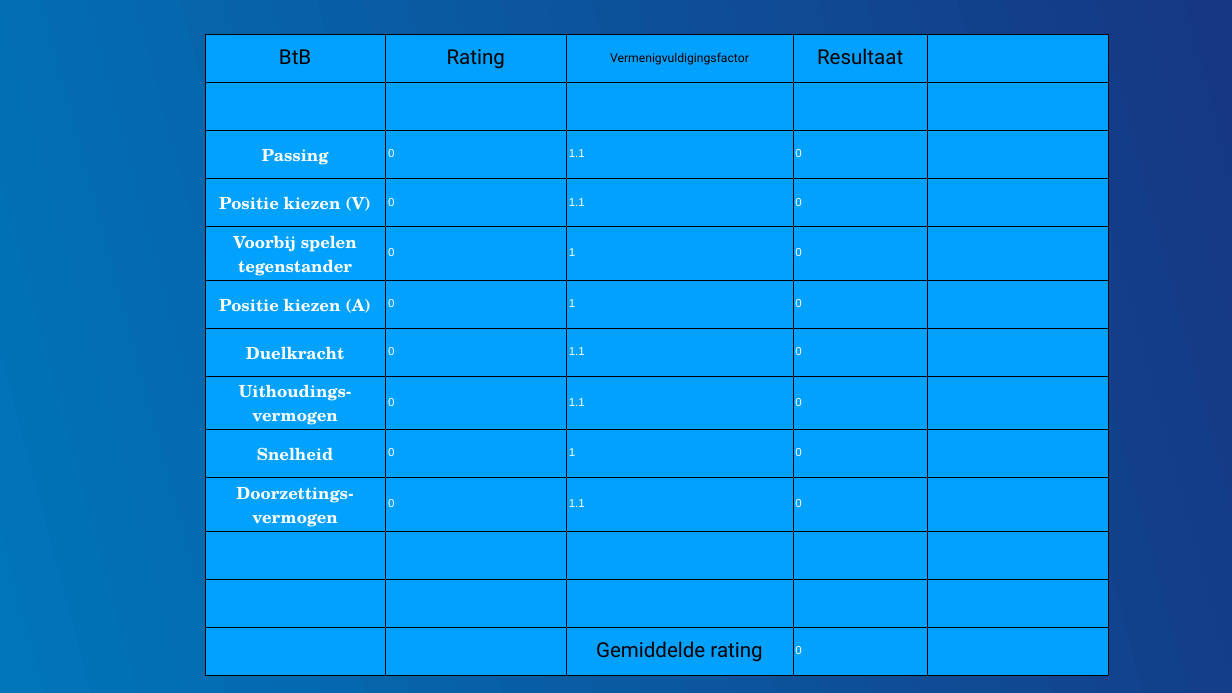
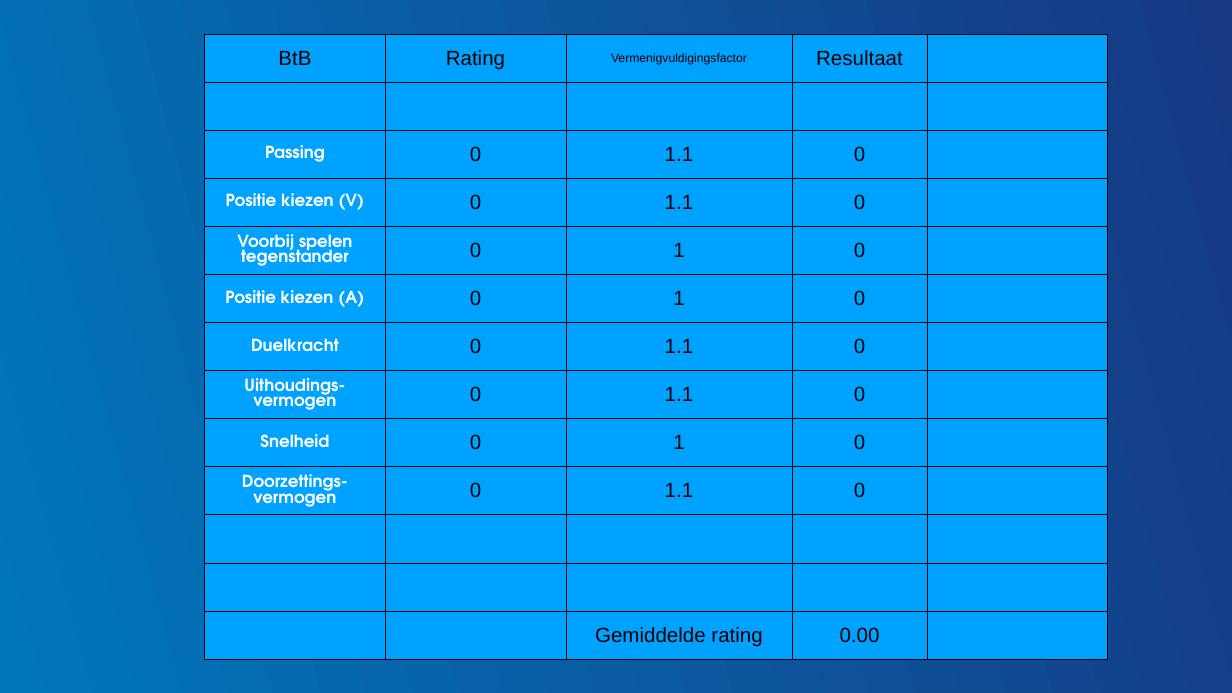
Before and after one commit to RoelandKramer/ScoutTemplateProject, a slide deck: slide 5 of Template/#8 Box-to-Box midfielder Scouting FC Den Bosch (NL).pptx. Drawn at 1232x693 pixels with LibreOffice and Linux fonts; fonts in the diff are those of the drawing; background and template pictures are left out. Boxes give left, top, right and bottom in pixels: in the first picture for what was removed or moved away, otherwise in the second. Text is boxed around its words. In the diff, an @@ line names an element or a change of style, - is before the commit and + after.

Commit message:
go

```diff
--- a/Template/#8 Box-to-Box midfielder Scouting FC Den Bosch (NL).pptx
+++ b/Template/#8 Box-to-Box midfielder Scouting FC Den Bosch (NL).pptx
@@ background gradient #0075BA to #163783 to gradient #173883 to #0076BA @@
@@ table at (205, 34, 1107, 660) @@
-row 13, column 4: 0
+row 13, column 4: 0.00
@@ fill #00A1FF to #00A2FF in 65 cells @@
@@ font Roboto to Arial in "BtB", "Rating", "Vermenigvuldigingsfactor", "Resultaat" and 1 more places @@
@@ font TeX Gyre Schola to TeX Gyre Adventor in "Passing", "Positie kiezen (V)", "Voorbij spelen tegenstander", "Positie kiezen (A)" and 4 more places @@
@@ size 18 to 32 pt, text colour #FFFFFF to #000000 in "0", "1.1", "0", "0" and 20 more places @@
@@ alignment centre to left @@
@@ line spacing 0.93 to 0.9 @@
@@ more space between paragraphs @@
@@ borders changed @@
```
Also in this commit, not shown: 5 other slides changed, 10 slides added, 10 slides removed.
